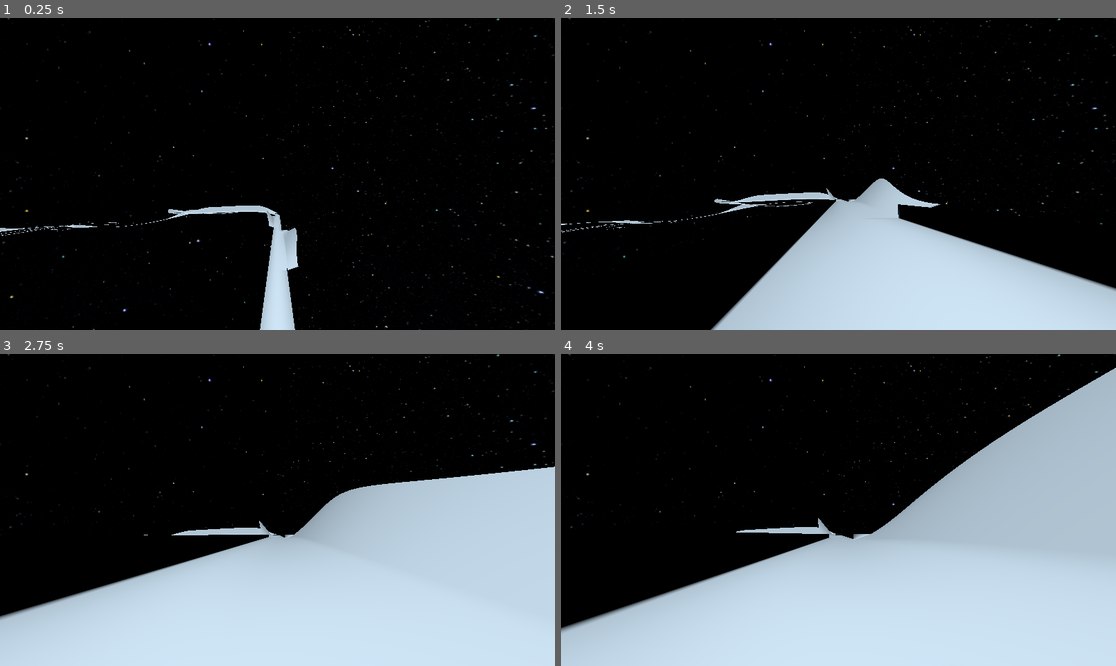
Above: before the commit, frames 1-4 (two rows, left to right).
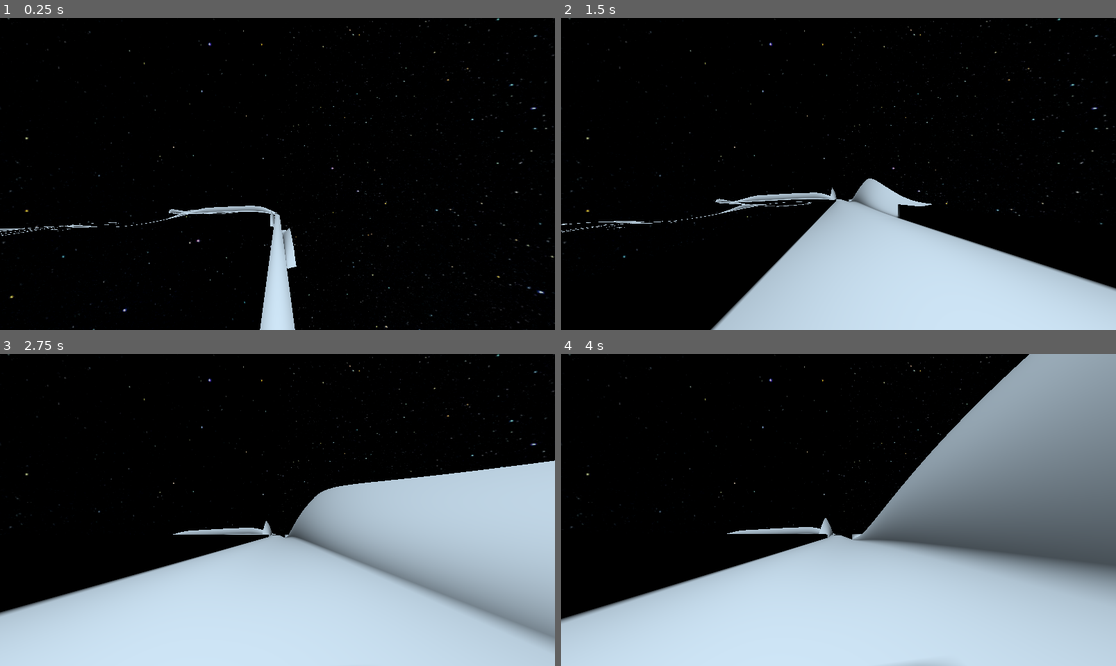
Above: after the commit, the same moments.

Repository: ArijaK/luge_vr
Game: Godot game, scene res://scenes/main/main.tscn
The game is run twice, just before and just after one commit, with the same random seed, the same clock (stepped at 60 frames per second) and the same inputs.
Inputs:
- Up to frame 1 (0.25 s): no input
- Up to frame 2 (1.5 s): no input
- Up to frame 3 (2.75 s): no input
- Up to frame 4 (4 s): no input

The runs differ from the first frame. In frame 1, 0.4% of the frame differs, in the area x 0-54%, y 60-81%; in frame 2, 0.6%; in frame 3, 8.6%; in frame 4, 26%, in the area x 0-100%, y 0-100%.

Commit message:
Correct starting point

Diff:
--- a/vr/scenes/track/centerline.gd
+++ b/vr/scenes/track/centerline.gd
@@ -4,9 +4,9 @@
 
 	var direction = Vector3.FORWARD
 	# Because Z is forward
-	var point = Vector3(0.0, 0.0, track.start_at)
-	var slope = track.get_slope(-point.z)
-	var curvature = track.get_curvature(-point.z)
+	var point = Vector3(0.0, 0.0, -track.start_at)
+	var slope = track.get_slope(track.start_at)
+	var curvature = track.get_curvature(track.start_at)
 
 	curve.add_point(point)
 
--- a/vr/scenes/track/track_data.gd
+++ b/vr/scenes/track/track_data.gd
@@ -2,6 +2,7 @@
 class_name TrackData extends Node
 
 @export var cross_section_points = 33
+@export var k_curvature = 1.5
 
 var length = 0.0
 var width = 0.0
@@ -34,7 +35,7 @@
 func create_curvature():
 	curvature.bake_resolution = 1000
 	curvature.min_domain = start_at
-	curvature.max_domain = start_at + length
+	curvature.max_domain = length - start_at
 	curvature.min_value = -10.0
 	curvature.max_value = 10.0
 
@@ -63,7 +64,7 @@
 	length = data["length"]
 	width = data["width"]
 	default_height = data["default_height"]
-	start_at = -min(data["segments"]["slopes"][0].Sx_entrance, data["segments"]["curves"][0].Sx_entrance)
+	start_at = min(data["segments"]["slopes"][0].Sx_entrance, data["segments"]["curves"][0].Sx_entrance)
 
 	slope_segments = data["segments"]["slopes"]
 	curve_segments = data["segments"]["curves"]
@@ -90,6 +91,9 @@
 			return 0.0
 	return 0.0
 
+func bezier(p0, p1, p2, t):
+	return (1-t)*(1-t)*p0 + 2*(1-t)*t*p1 + t*t*p2
+
 func get_shape_points(at: float, T: Transform3D) -> PackedVector3Array:
 	var points = PackedVector3Array()
 	points.resize(cross_section_points)
@@ -113,8 +117,13 @@
 	else:
 		var curve_side = sign(c)
 		# How curvy the wall should be
-		var max_x = width + 0.5 * h + 0.1 * abs(c)
-		var widths = MathUtils.lerp_list(max_x, half_width, middlepoint)
+		var max_width = width + k_curvature * abs(c)
+
+		var widths = []
+		for i in range(middlepoint):
+			var t = i / float(middlepoint - 1)
+			var x = bezier(max_width, max_width * 0.5, half_width, t)
+			widths.append(x)
 
 		if curve_side < 0:
 			for i in range(middlepoint):
